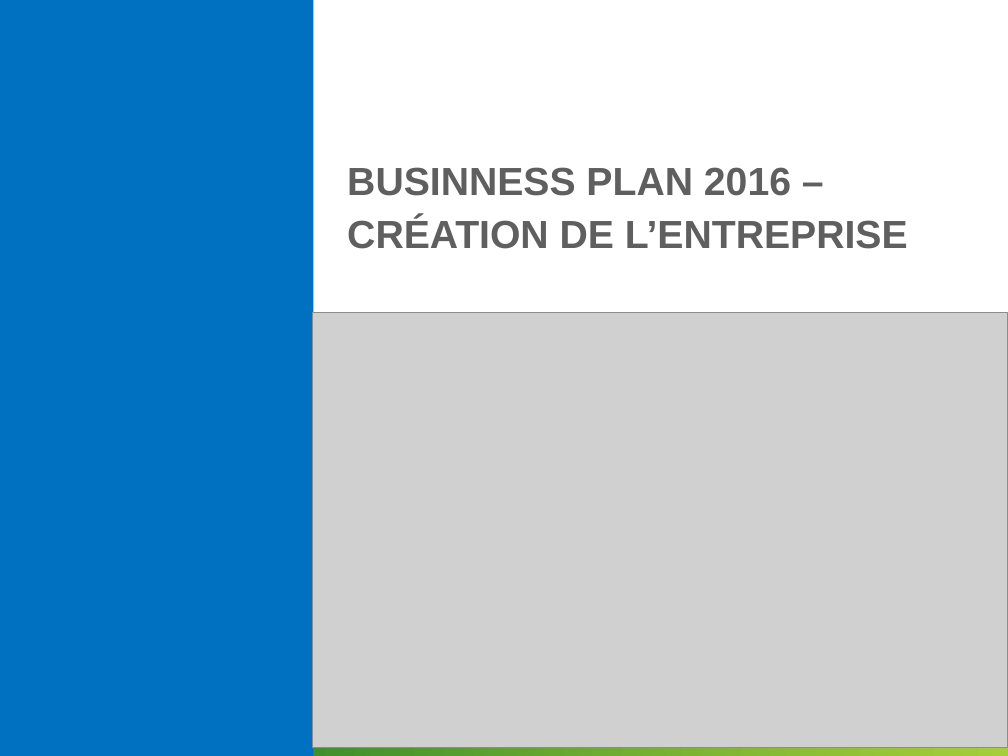
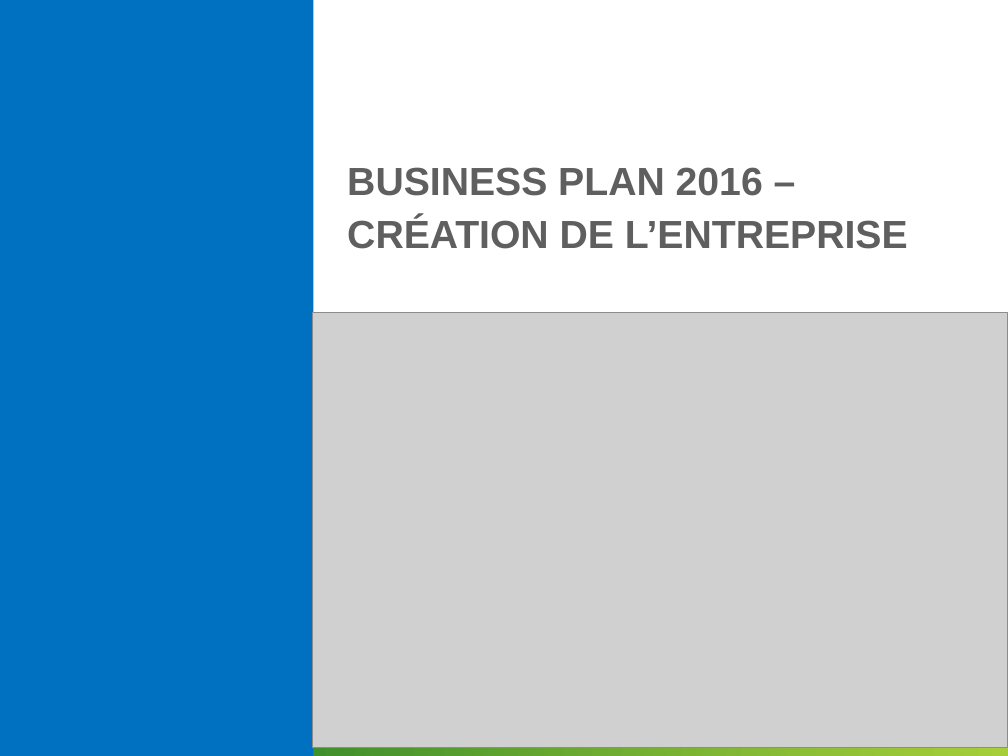
Before and after one commit to Killian-Herveau/PIMS, a slide deck: slide 1 of OppAffaire/Présentation orale/Partie Philémon.pptx. Drawn at 1008x756 pixels with LibreOffice and Linux fonts; fonts in the diff are those of the drawing; grey boxes stand for pictures; background and template pictures are left out. Boxes give left, top, right and bottom in pixels: in the first picture for what was removed or moved away, otherwise in the second. Text is boxed around its words. In the diff, an @@ line names an element or a change of style, - is before the commit and + after.

```diff
--- a/OppAffaire/Présentation orale/Partie Philémon.pptx
+++ b/OppAffaire/Présentation orale/Partie Philémon.pptx
@@ title at (347, 167, 908, 249): text changed @@
-BUSINNESS PLAN 2016 –
-CRÉATION DE L’ENTREPRISE
+BUSINESS PLAN 2016 –
+CRÉATION DE L’ENTREPRISE
```
Also in this commit, not shown: 4 other slides changed, 6 slides added, 1 other file.
